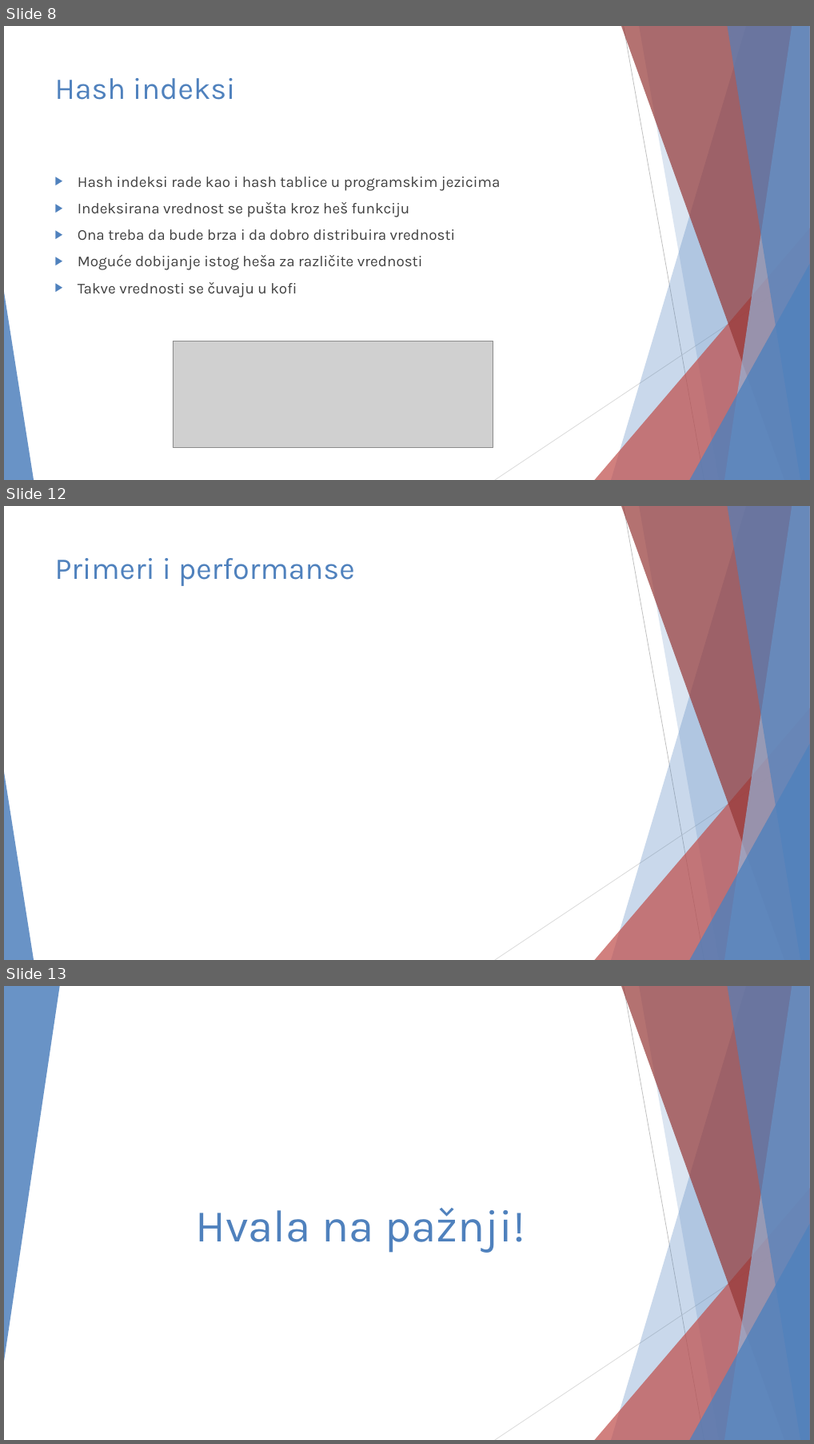
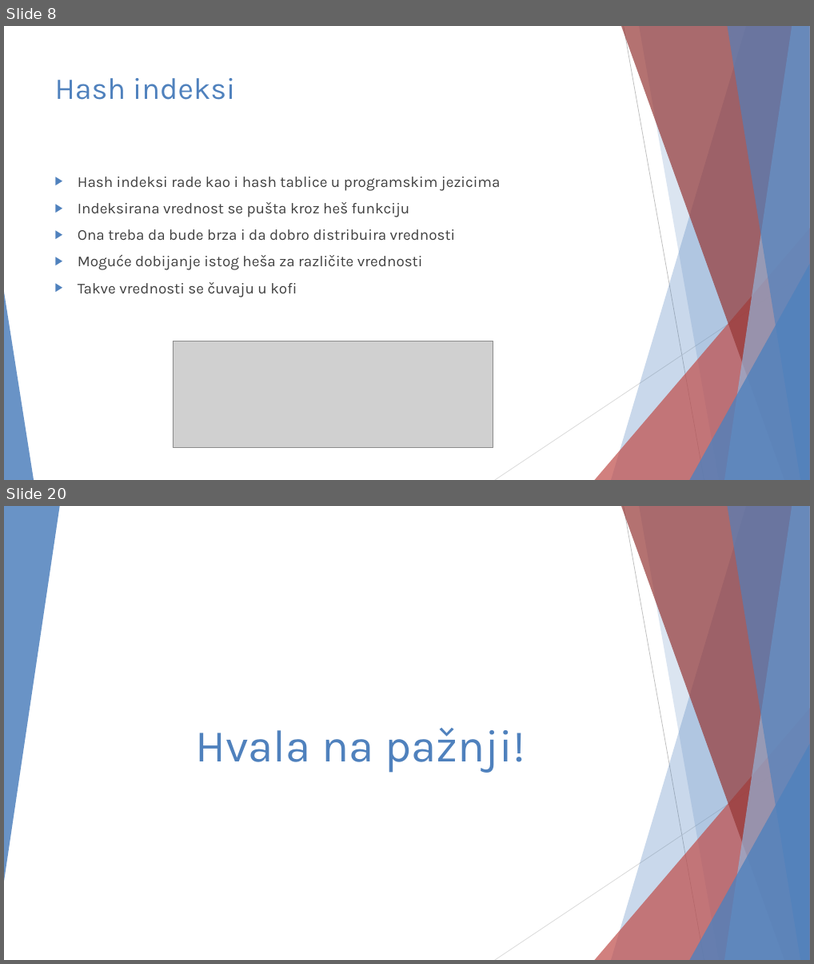
Before and after one commit to JKostov/dbms-1, a slide deck: docs/PostgreSQL - Julije Kostov 1026.pptx. Shown one above the other, each under a label of ours: slides 8, 12 and 13 before the commit, slides 8 and 20 after it; the slides between them are not shown. The pictures are 814x1444 and 814x964 pixels, drawn with LibreOffice and Linux fonts; fonts in the diff are those of the drawing; grey boxes stand for pictures. Boxes give left, top, right and bottom in pixels: in the first picture for what was removed or moved away, otherwise in the second. Text is boxed around its words. In the diff, an @@ line names an element or a change of style, - is before the commit and + after.

```diff
--- a/docs/PostgreSQL - Julije Kostov 1026.pptx
+++ b/docs/PostgreSQL - Julije Kostov 1026.pptx
@@ slide 12 removed at [4,506,810,960], background #FFFFFF; not listed: 10 template elements that a slide beside it also shows @@
@@ title removed at [55,558,354,586] @@
-Primeri i performanse
@@ what was slide 13 is now slide 20 @@
```
Also in this commit, not shown: 2 slides changed, 9 slides added, 1 other slide removed, 1 other file.
